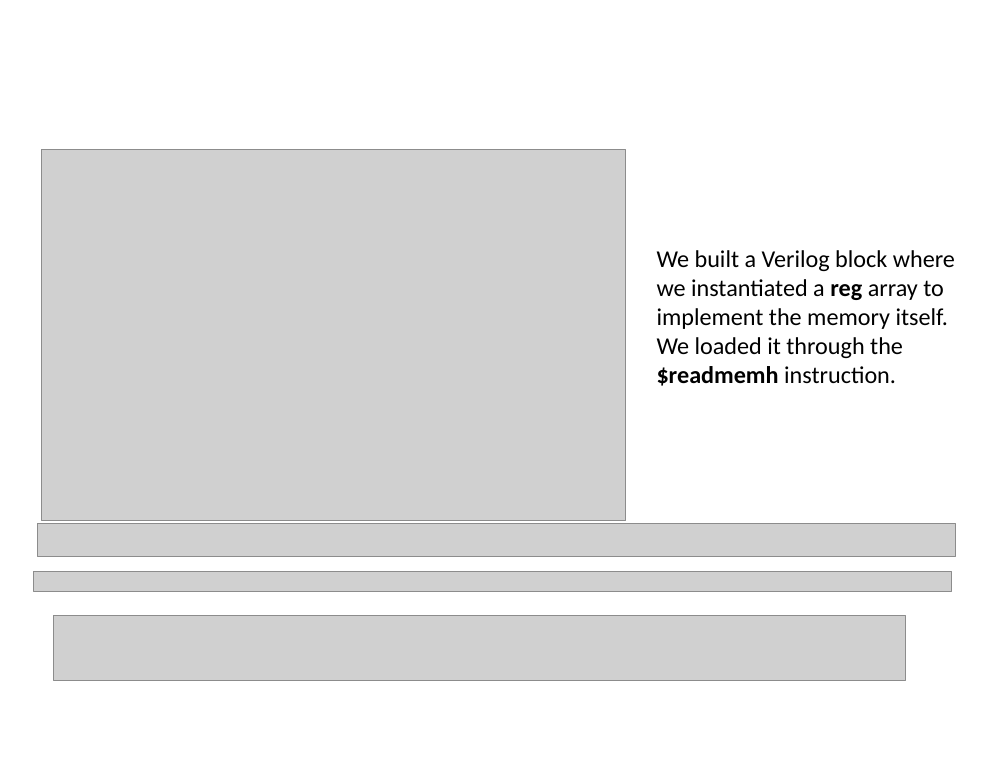
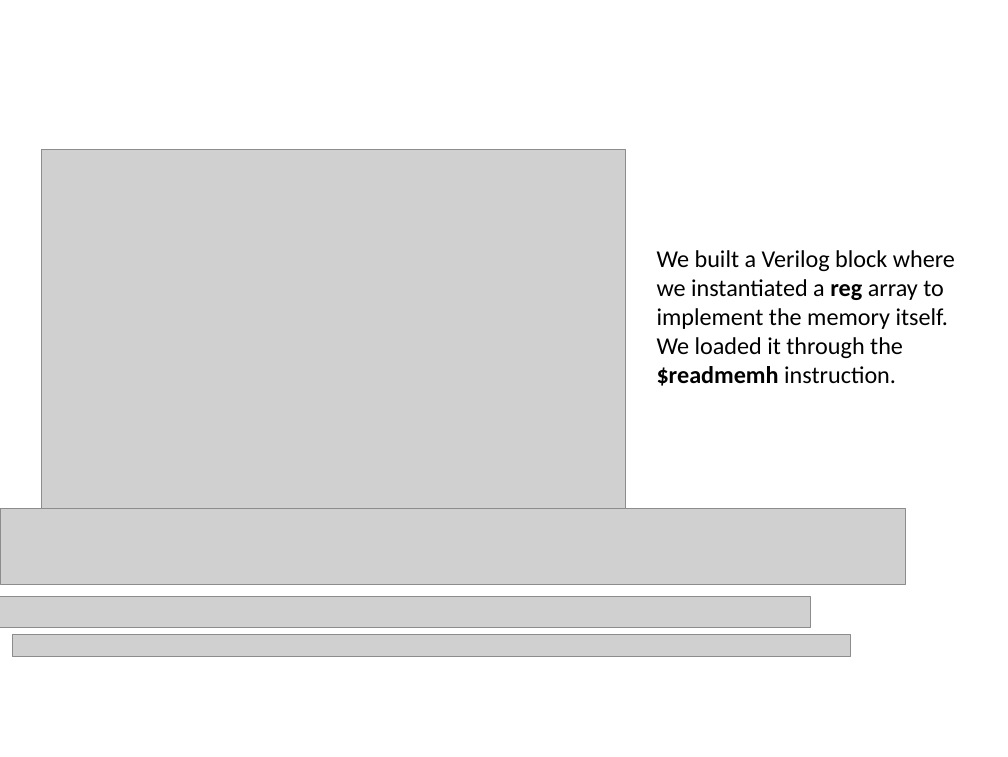
Before and after one commit to AlessiaGuzzo/ES1-project, a slide deck: slide 7 of Presentation/FinalReportPresentation.pptx (slide 6 before the commit). Drawn at 1008x757 pixels with LibreOffice and Linux fonts; fonts in the diff are those of the drawing; grey boxes stand for pictures; background and template pictures are left out. Boxes give left, top, right and bottom in pixels: in the first picture for what was removed or moved away, otherwise in the second. Text is boxed around its words. In the diff, an @@ line names an element or a change of style, - is before the commit and + after.

```diff
--- a/Presentation/FinalReportPresentation.pptx
+++ b/Presentation/FinalReportPresentation.pptx
@@ picture added at box(0, 509, 905, 584) @@
@@ picture removed at box(38, 524, 955, 557) @@
@@ picture added at box(0, 597, 811, 628) @@
@@ picture removed at box(34, 571, 951, 591) @@
@@ picture removed at box(54, 615, 905, 680) @@
@@ picture added at box(13, 635, 850, 657) @@
```
Also in this commit, not shown: 1 other slide changed, 1 slide added, 1 slide removed.
